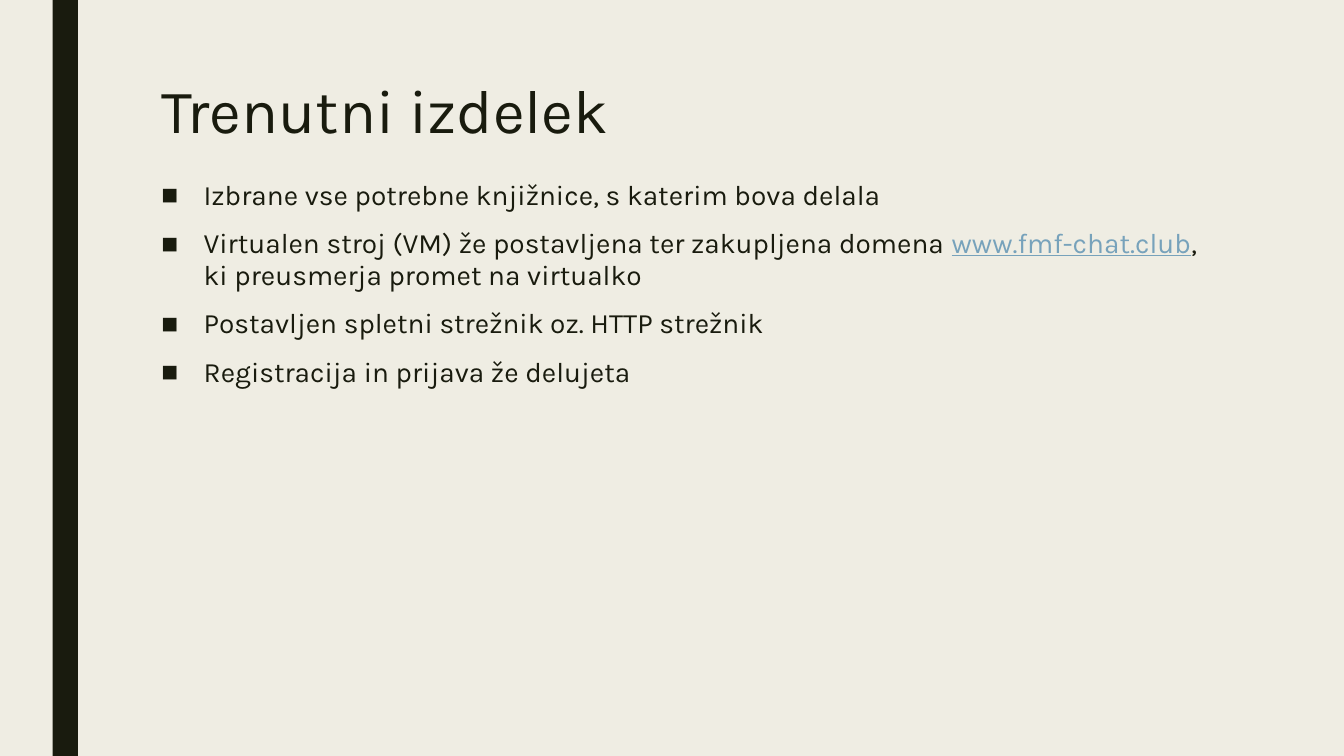
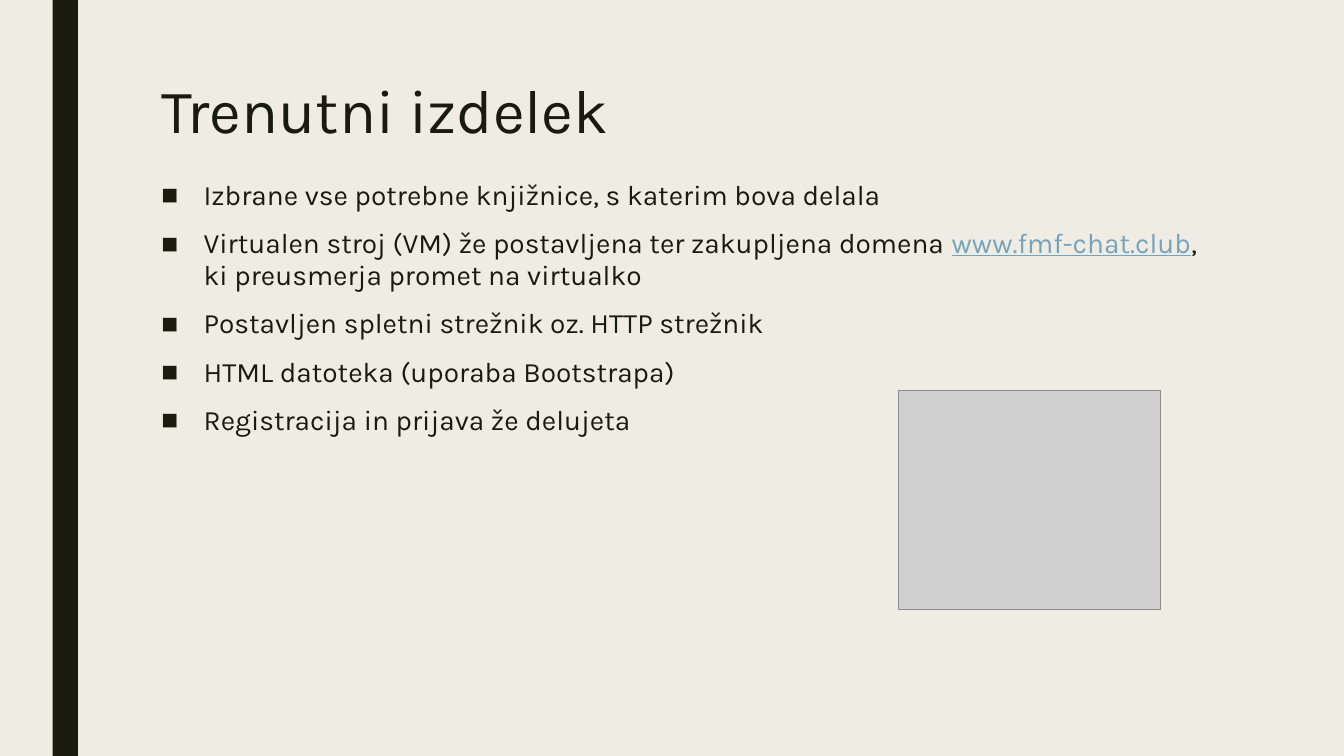
Before and after one commit to viliwonka/messenger, a slide deck: slide 5 of internetna klepetalnica.pptx. Drawn at 1344x756 pixels with LibreOffice and Linux fonts; fonts in the diff are those of the drawing; grey boxes stand for pictures. Boxes give left, top, right and bottom in pixels: in the first picture for what was removed or moved away, otherwise in the second. Text is boxed around its words. In the diff, an @@ line names an element or a change of style, - is before the commit and + after.

```diff
--- a/internetna klepetalnica.pptx
+++ b/internetna klepetalnica.pptx
@@ text at [204, 362, 674, 389]: paragraph added @@
+■ HTML datoteka (uporaba Bootstrapa)
@@ picture added at [898, 391, 1160, 610] @@
```
Also in this commit, not shown: 1 other slide changed.
